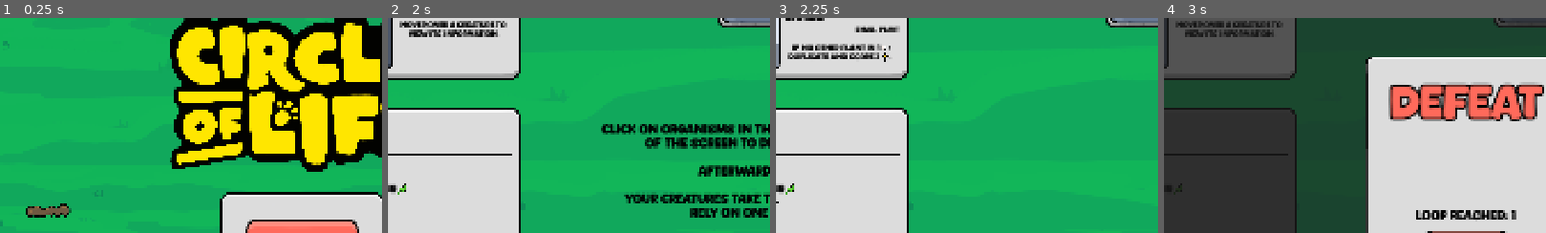
Above: before the commit, frames 1-4 (left to right).
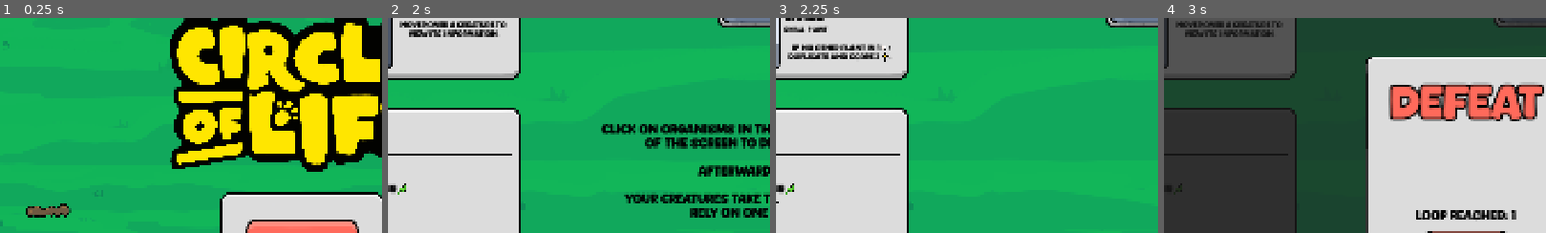
Above: after the commit, the same moments.

Repository: elliotfontaine/gmtk-2025-submission
Game: Godot game, scene res://scenes/main_menu.tscn
Two runs of this game, one before a commit and one after it. Both use one fixed random seed, a clock stepped at 60 frames per second and the inputs below. The engine's default icon, where the game draws it, is replaced by a stand-in: a white triangle on a blue panel in a dark square.
Inputs (mouse positions are % of the whole screen's width and height, from its top left):
- Up to frame 1 (0.25 s): no input
- Up to frame 2 (2 s): click "play" at 0.5 s; tap Enter at 1.25 s; move the mouse to (72, 45) at 1.27 s; hold D from 1.28 s (still down); hold Shift from 1.28 s (still down); click (72, 45) at 1.42 s
- Up to frame 3 (2.25 s): release D at 2 s; release Shift at 2 s; click (8, 48) at 2 s
- Up to frame 4 (3 s): click "Run Loop" at 2.75 s
The pictures show only the part of the screen within x 10-60%, y 8-58%; the shares and areas given below are measured in that part.

Frames 1-2 are identical in both runs. In frame 3, 0.6% of the frame differs, in the area x 2-33%, y 3-7%; in frame 4, nothing differs.

Commit message:
fix(visuals): move size|family to the left end of creature card

Diff:
--- a/scenes/ui/creature_card.tscn
+++ b/scenes/ui/creature_card.tscn
@@ -6,8 +6,6 @@
 
 [sub_resource type="Theme" id="Theme_0agqf"]
 Label/font_sizes/font_size = 16
-
-[sub_resource type="StyleBoxEmpty" id="StyleBoxEmpty_ptfb3"]
 
 [node name="CreatureCardPanel" type="PanelContainer"]
 custom_minimum_size = Vector2(480, 200)
@@ -80,11 +78,6 @@
 texture = ExtResource("3_h6b8u")
 expand_mode = 3
 
-[node name="NegativeSpace" type="Panel" parent="HBoxContainer/VBoxContainer/MiddleLine"]
-layout_mode = 2
-size_flags_horizontal = 3
-theme_override_styles/panel = SubResource("StyleBoxEmpty_ptfb3")
-
 [node name="Size" type="Label" parent="HBoxContainer/VBoxContainer/MiddleLine"]
 unique_name_in_owner = true
 layout_mode = 2
Not shown: 1 places in scenes/ui/creature_card.tscn that only renumber resources
